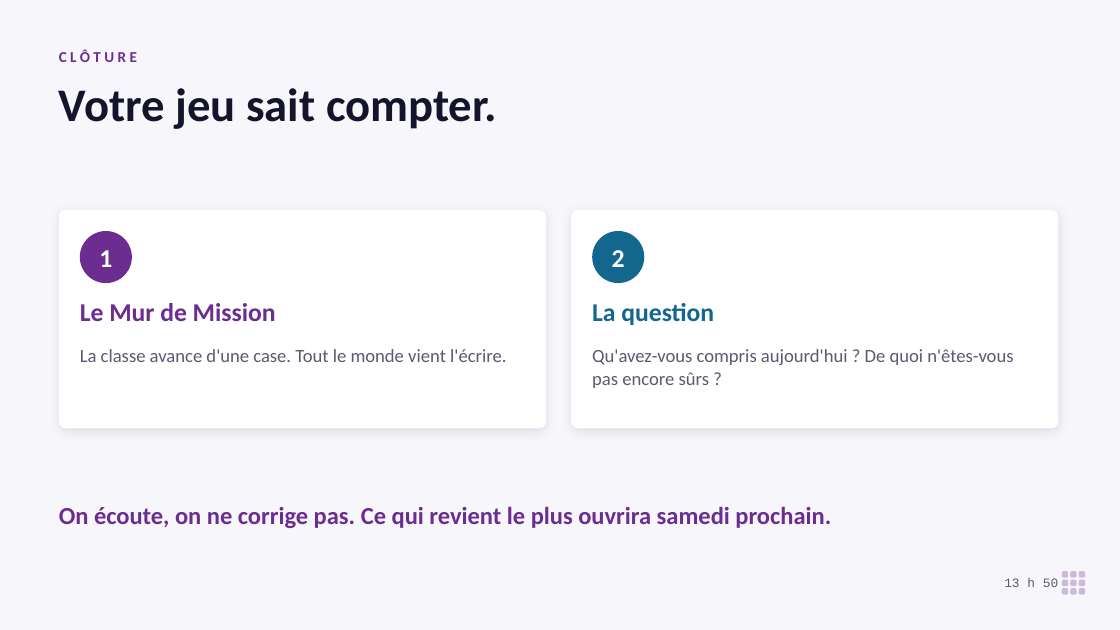
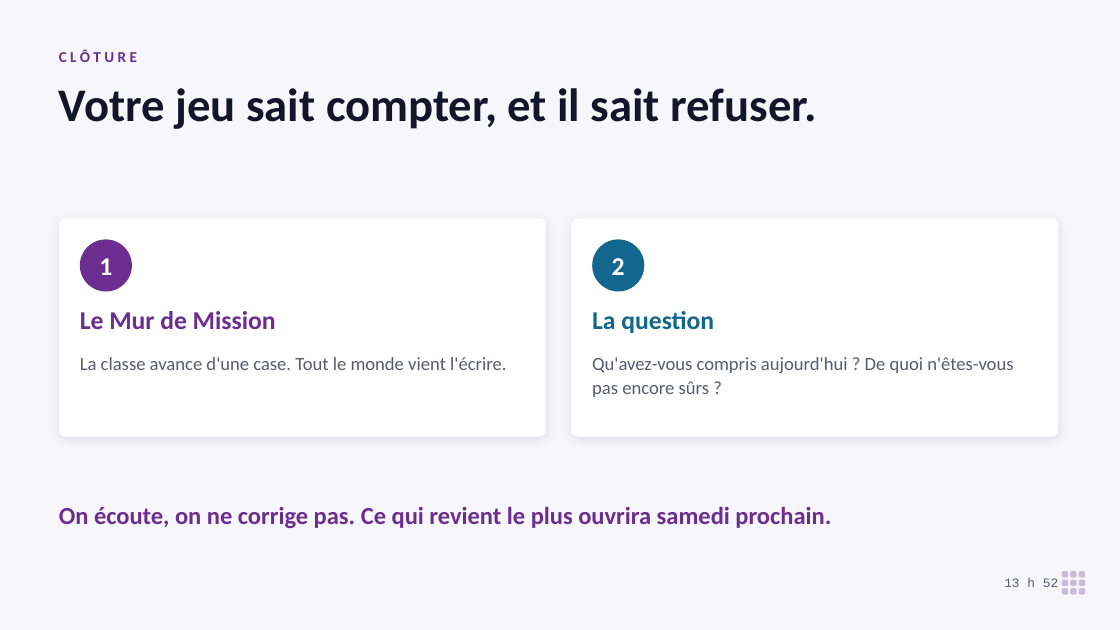
Before and after one commit to koffipierredamien/python-learning, a slide deck: slide 21 of 2-seances/S04-le-jeu-compte/a-projeter/seance-4-projection.pptx (slide 18 before the commit). Drawn at 1120x630 pixels with LibreOffice and Linux fonts; fonts in the diff are those of the drawing. Boxes give left, top, right and bottom in pixels: in the first picture for what was removed or moved away, otherwise in the second. Text is boxed around its words. In the diff, an @@ line names an element or a change of style, - is before the commit and + after.

```diff
--- a/2-seances/S04-le-jeu-compte/a-projeter/seance-4-projection.pptx
+++ b/2-seances/S04-le-jeu-compte/a-projeter/seance-4-projection.pptx
@@ text at (59, 88, 817, 129): text changed @@
-Votre jeu sait compter.
+Votre jeu sait compter, et il sait refuser.
@@ 6 texts, 2 rounded rectangles, 2 ellipses: place and size @@
-6 texts, 2 rounded rectangles, 2 ellipses at (59, 210, 1059, 429)
+6 texts, 2 rounded rectangles, 2 ellipses at (59, 218, 1059, 437)
@@ text at (1004, 578, 1058, 587): text changed @@
-13 h 50
+13 h 52
```
Also in this commit, not shown: 14 other slides changed, 5 slides added, 2 slides removed, 15 other files.
